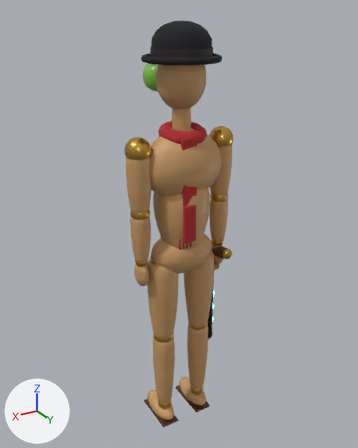
An edit to the glTF model juxtapose/assets/figure.glb, drawn before and after from the same camera.
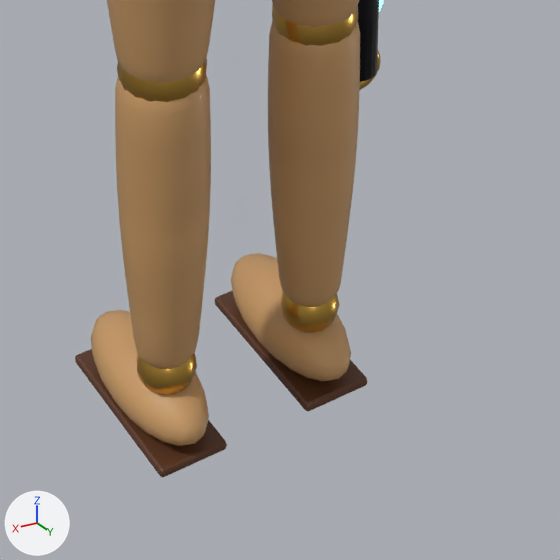
Old and new are each drawn whole from a 50 mm lens placed at (1.072, 1.765, 1.969), pointed at (-0.043, -0.093, 1.04) and again close up on the part from 35% to 71% of the width and 71% to 100% of the height. The lights are fixed; the arrows at lower left show +X, +Y and +Z. The first two pictures are the older version.

Objects in the first close-up: 'Fig_FootL', 'Fig_FootR', 'Fig_ShinL', 'Fig_ShinR', 'Fig_ThighL', 'Fig_ThighR', 'Gun_Barrels'.
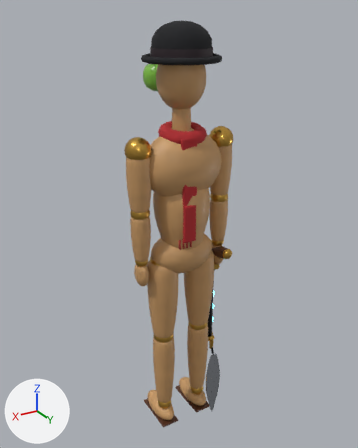
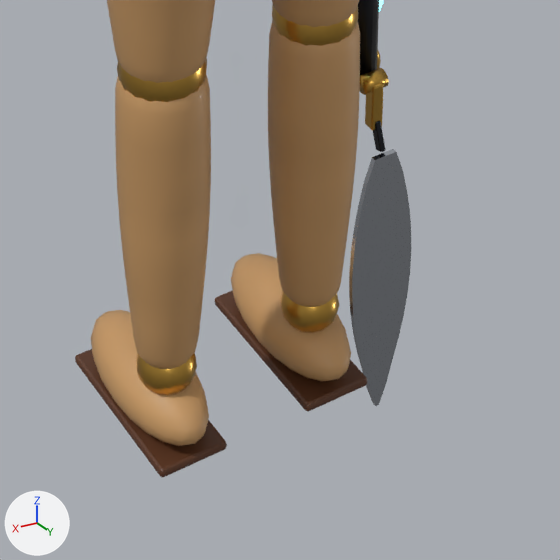
Changed parts and their boxes [x1, y1, x2, y2] in the close-ups (560 x 560 px):
'Gun_Blade', added: after [349, 68, 411, 406]
    faces in mat_steel: [349, 149, 411, 406]
    faces in mat_brass: [360, 68, 389, 130]
    faces in mat_iron: [373, 121, 386, 152]

The change, as a list of edits to the scene's bpy script:
```text
Add mat_steel:
    mat_steel = bpy.data.materials.new('Steel')
    # nodes: BsdfPrincipled, Mix, OutputMaterial, VertexColor
    # colours: light grey #c9ced6, mixed with the vertex colours
Add me_gun_blade:
    me_gun_blade.from_pydata(...)  # 188 vertices, 360 faces; spans x -0.249..-0.161, y -0.043..0.001, z -0.113..0.377
    # faces by material slot: [152, 108, 100]
    me_gun_blade.materials.append(mat_brass)
    me_gun_blade.materials.append(mat_iron)
    me_gun_blade.materials.append(mat_steel)
Add ob_gun_blade:
    ob_gun_blade = bpy.data.objects.new('Gun_Blade', me_gun_blade)
    ob_gun_blade.location = (0.0, 0.0, 0.0)
```
